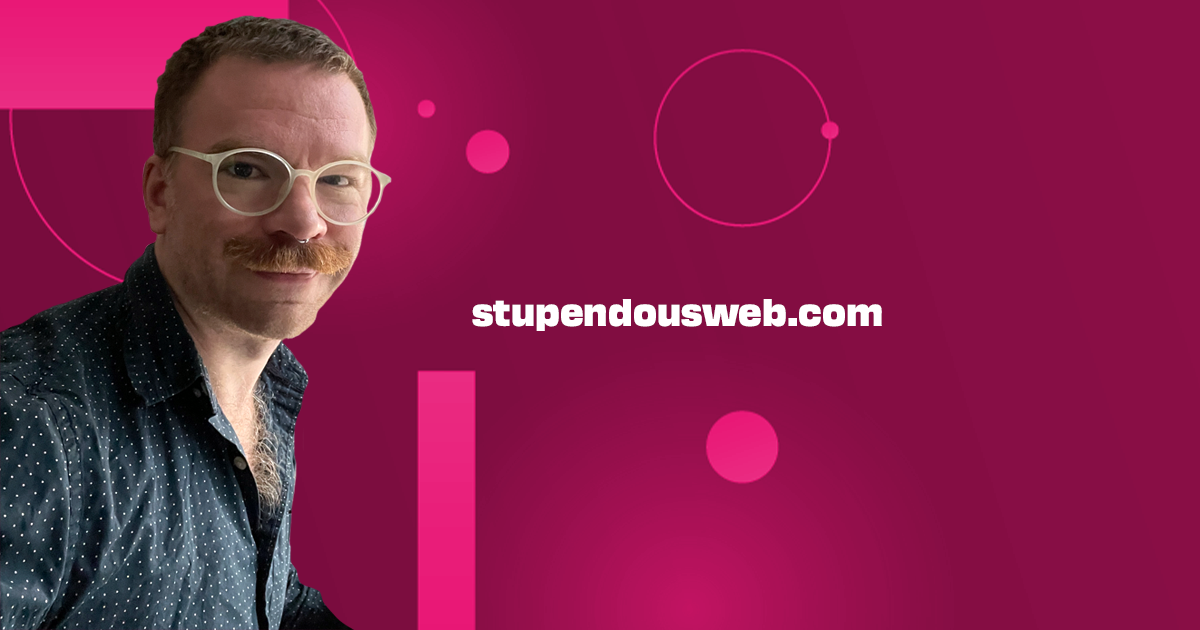
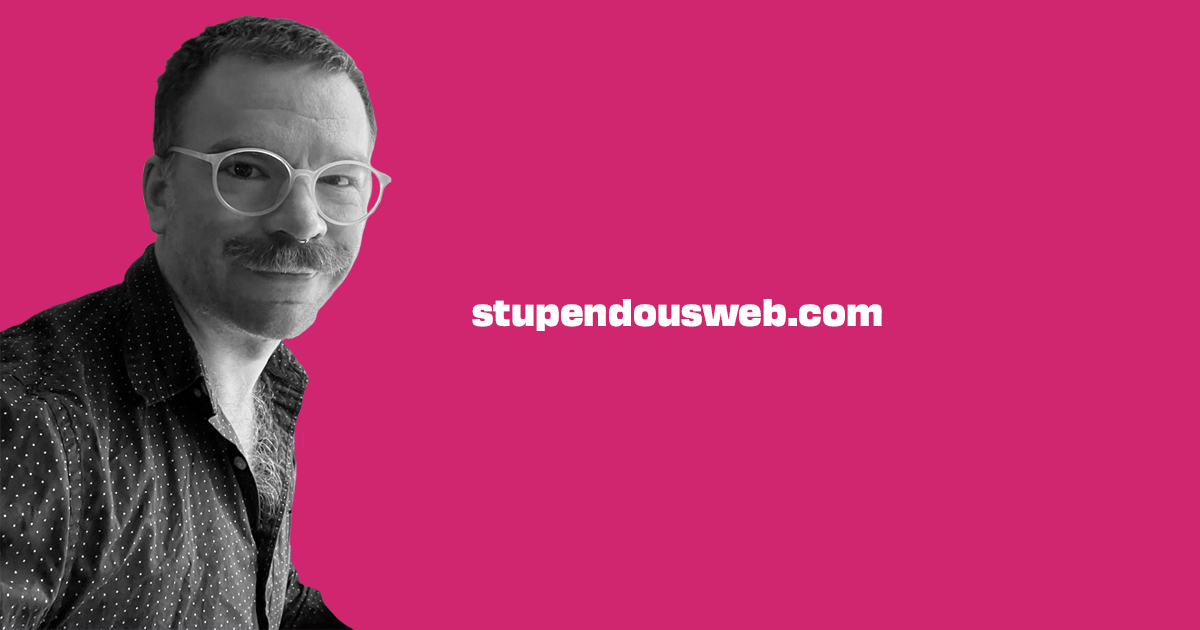
Two versions of the same layered image (1200x630). Layer-by-layer changes:
removed layer "AdobeStock_484423708" over 0, 0, 1200, 630
added layer "Layer 5" over 0, 0, 1200, 630
